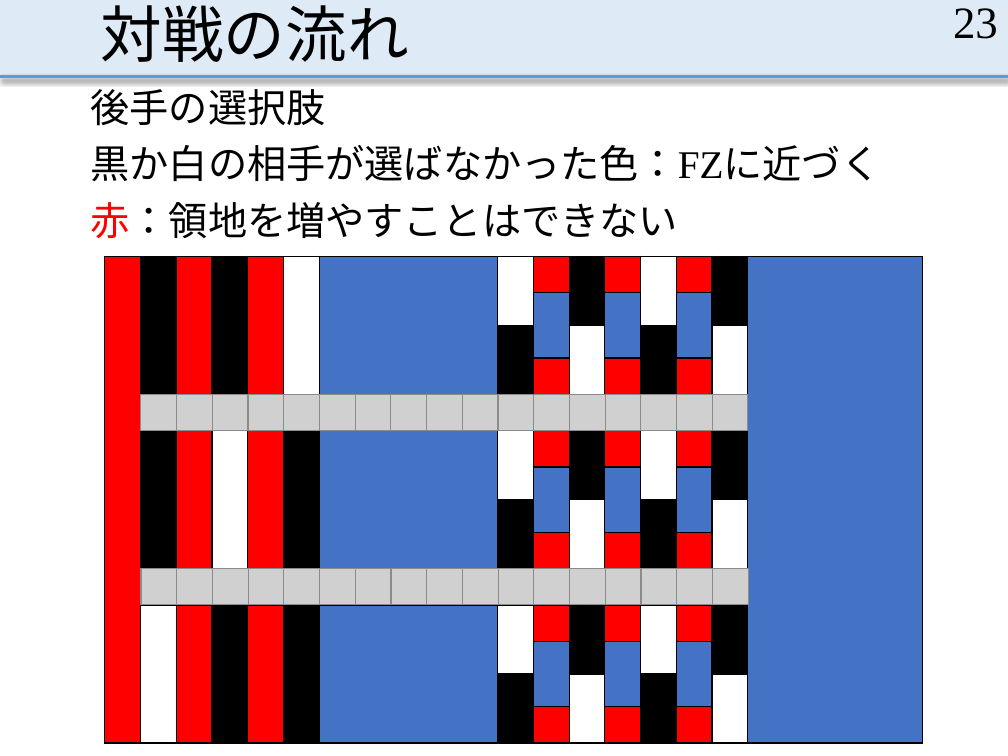
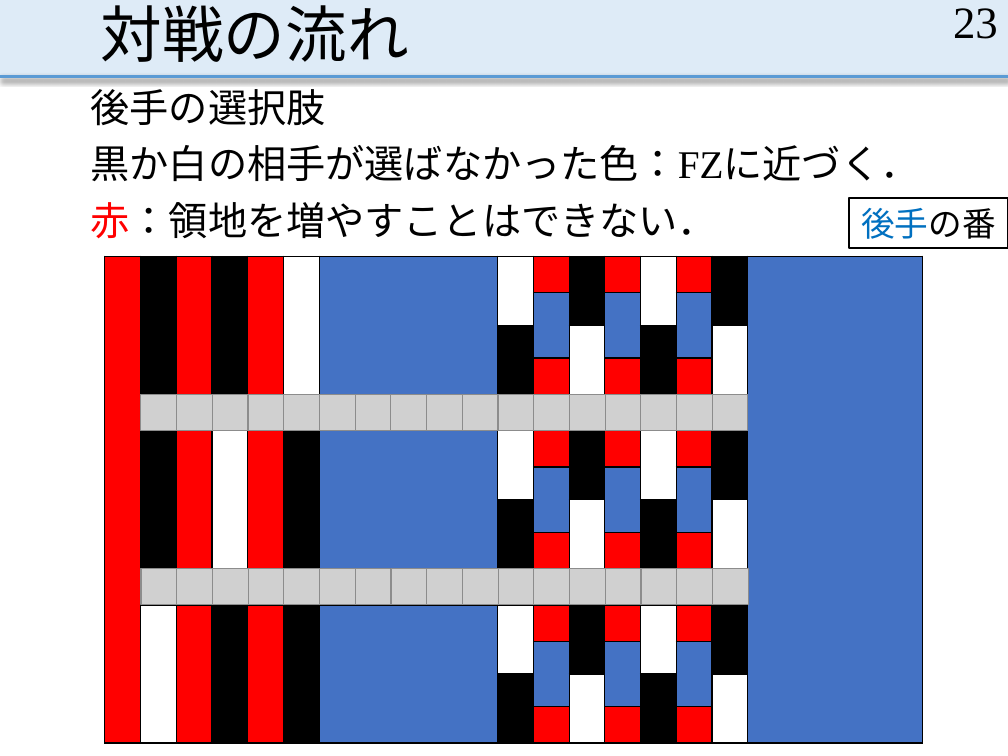
Before and after one commit to MasayaOda/SR, a slide deck: slide 23 of 190513oda.pptx. Drawn at 1008x756 pixels with LibreOffice and Linux fonts; fonts in the diff are those of the drawing; grey boxes stand for pictures. Boxes give left, top, right and bottom in pixels: in the first picture for what was removed or moved away, otherwise in the second. Text is boxed around its words. In the diff, an @@ line names an element or a change of style, - is before the commit and + after.

```diff
--- a/190513oda.pptx
+++ b/190513oda.pptx
@@ text at bbox=[91, 145, 920, 238]: text changed @@
-黒か白の相手が選ばなかった色：FZに近づく
-赤：領地を増やすことはできない
+黒か白の相手が選ばなかった色：FZに近づく．
+赤：領地を増やすことはできない．
@@ rectangle added at bbox=[849, 198, 1008, 248], fill #FFFFFF, outline #000000 1.5 pt, 24 pt, text #0070C0 @@
+後手の番
```
Also in this commit, not shown: 9 other slides changed, 4 slides added.
